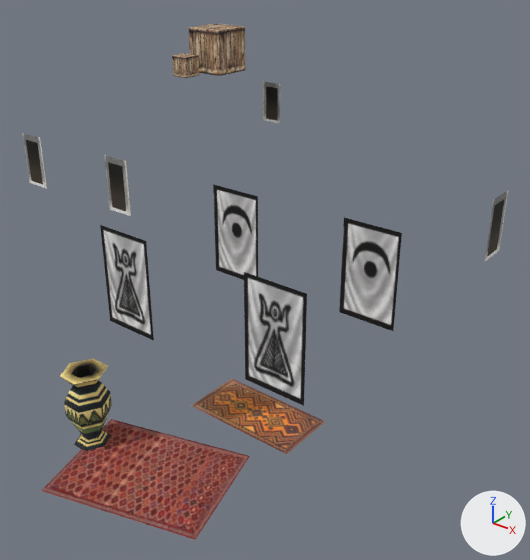
Two versions of the COLLADA model client/art/meshes/props/kart_house_a_1.dae, one commit apart.
Camera for both pictures: a 50 mm camera at (0.28, -0.344, 0.218) aimed at (0.034, -0.038, 0.027). The lights are fixed; the arrows at lower right show +X, +Y and +Z. Where no turn or scale is listed for an object, it has been applied to the vertices.
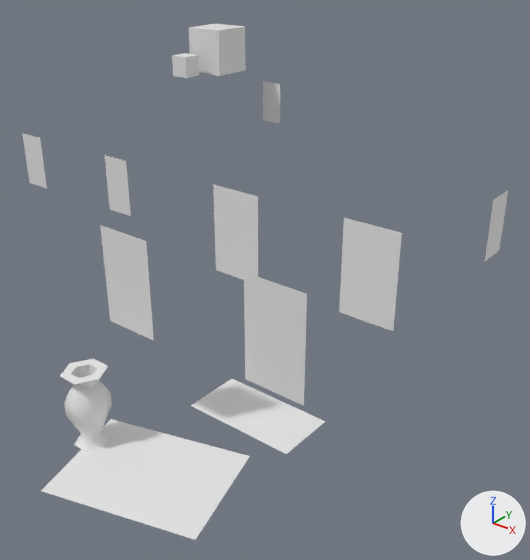
The edits, one by one:
me_plane14mesh has 110 vertices, 140 faces and spans x -0.229..0.075, y -0.037..0.324, z 0.0..0.143.
me_plane14mesh no longer uses material mat_02___default (picture img_kart_struct_dds).

Changed parts and their boxes (x1, y1, x2, y2) in the pictures (530 x 560 px):
'Plane14', recoloured
    both: (22, 24, 508, 540)
